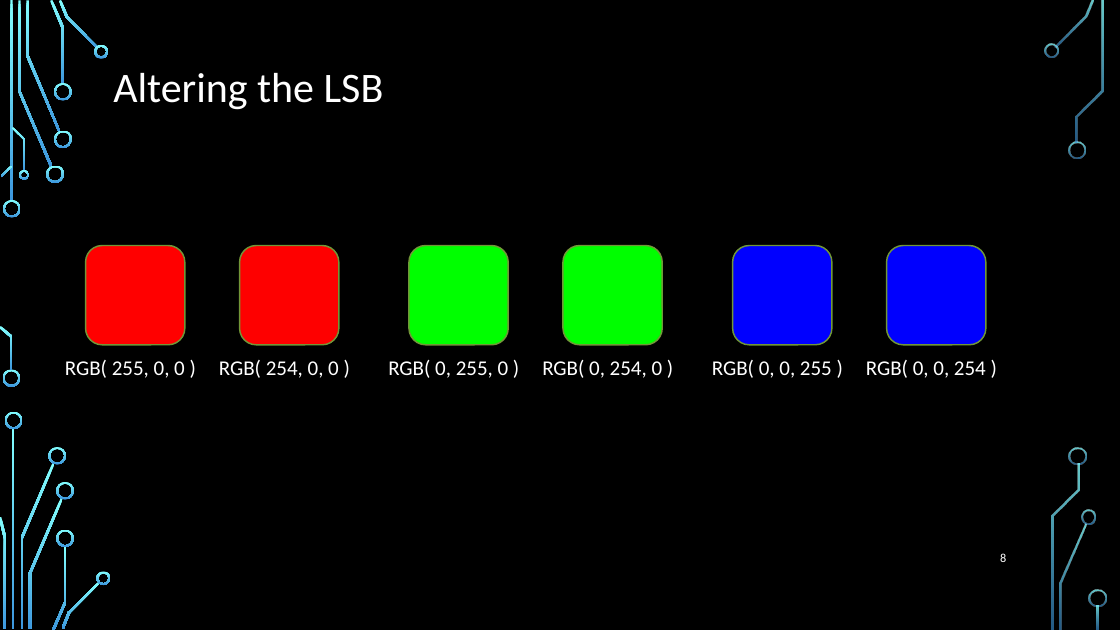
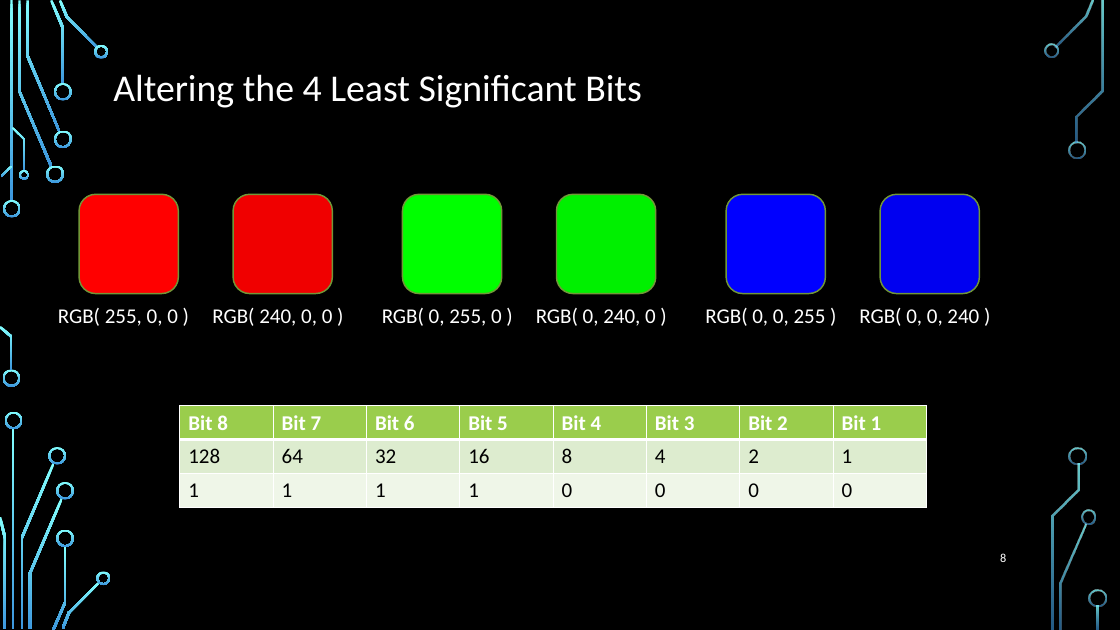
Before and after one commit to torrens/kainosSteg, a slide deck: slide 8 of kainosSteg.pptx. Drawn at 1120x630 pixels with LibreOffice and Linux fonts; fonts in the diff are those of the drawing; background and template pictures are left out. Boxes give left, top, right and bottom in pixels: in the first picture for what was removed or moved away, otherwise in the second. Text is boxed around its words. In the diff, an @@ line names an element or a change of style, - is before the commit and + after.

```diff
--- a/kainosSteg.pptx
+++ b/kainosSteg.pptx
@@ title at box(113, 74, 642, 108): text changed; size 36 to 32.4 pt @@
-Altering the LSB
+Altering the 4 Least Significant Bits
@@ rounded rectangle at box(234, 194, 333, 293): fill #FE0000 to #F00000 @@
@@ rounded rectangle at box(557, 194, 656, 293): fill #00FE00 to #00F000 @@
@@ 6 rounded rectangles, 3 texts: place and size @@
-6 rounded rectangles, 3 texts at box(65, 245, 986, 378)
+6 rounded rectangles, 3 texts at box(58, 194, 980, 326)
@@ rounded rectangle at box(881, 194, 980, 293): fill #0000FE to #0000F0 @@
@@ text at box(212, 308, 333, 326): text changed @@
-RGB( 254, 0, 0 )
+RGB( 240, 0, 0 )
@@ text at box(536, 308, 656, 326): text changed @@
-RGB( 0, 254, 0 )
+RGB( 0, 240, 0 )
@@ text at box(859, 308, 979, 326): text changed @@
-RGB( 0, 0, 254 )
+RGB( 0, 0, 240 )
@@ table added at box(180, 406, 926, 507), 3 rows, 8 columns @@
+Bit 8 | Bit 7 | Bit 6 | Bit 5 | Bit 4 | Bit 3 | Bit 2 | Bit 1
+128 | 64 | 32 | 16 | 8 | 4 | 2 | 1
+1 | 1 | 1 | 1 | 0 | 0 | 0 | 0
```
Also in this commit, not shown: 5 other slides changed, 4 slides added, 13 other files.
